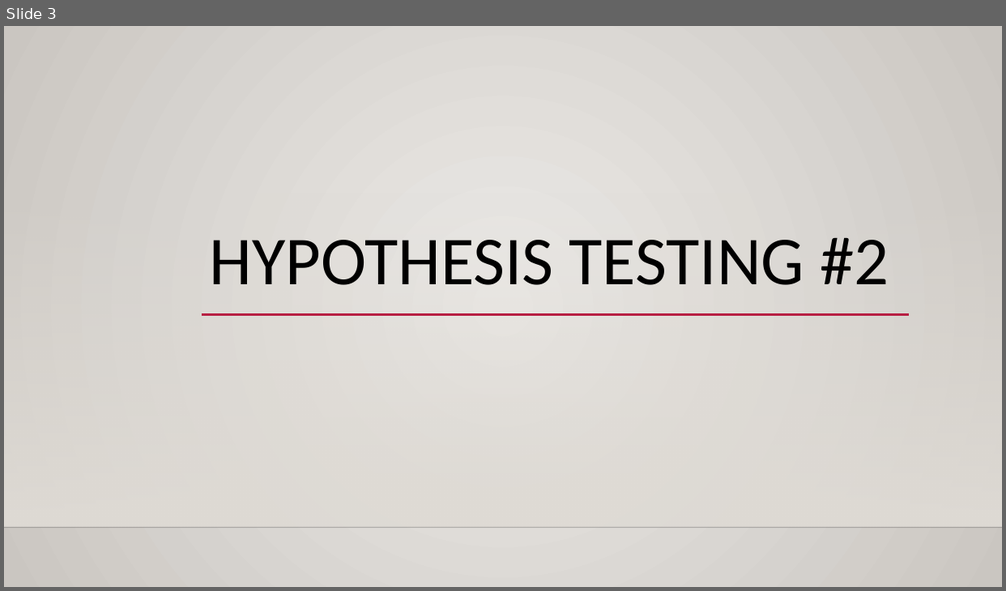
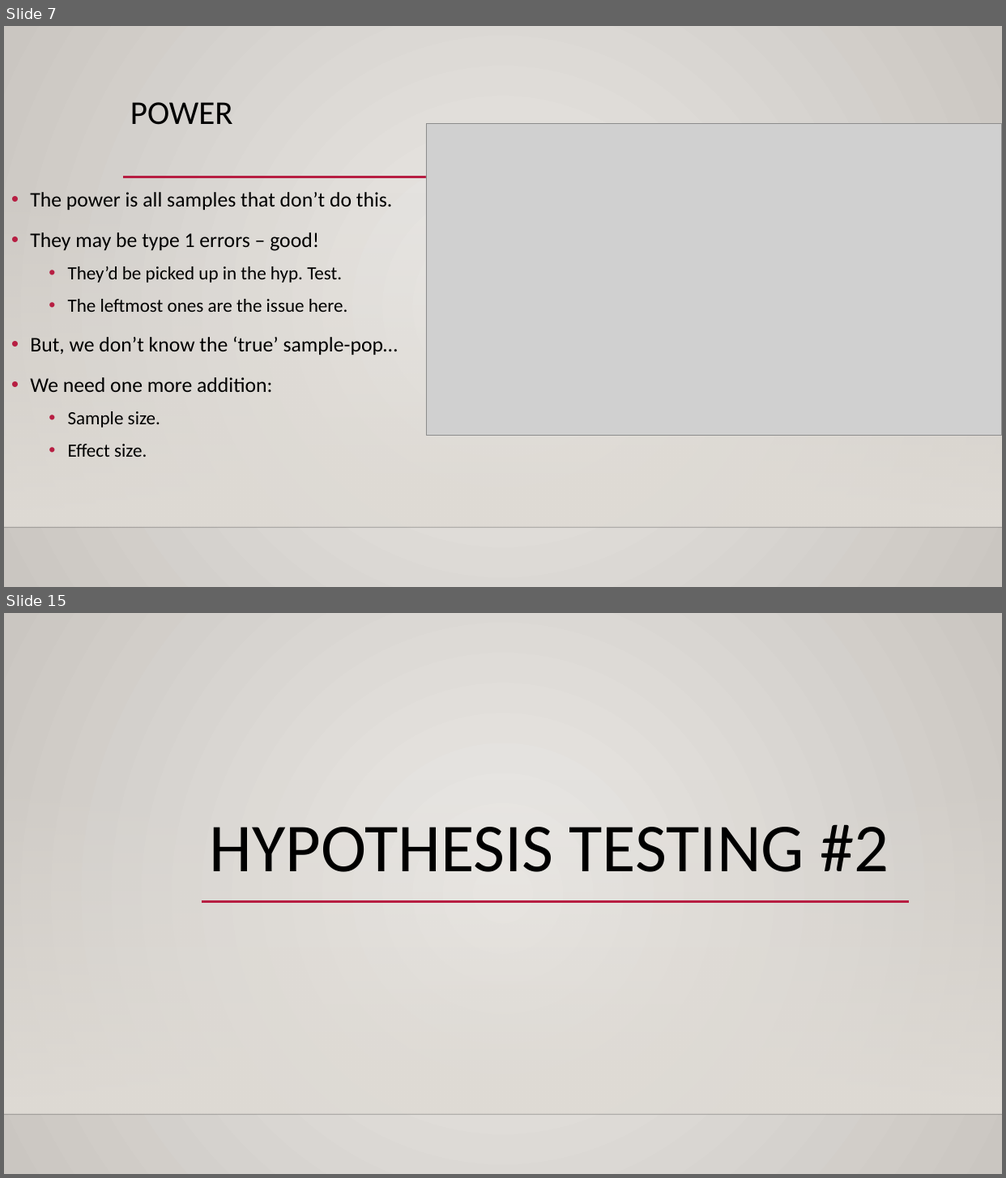
Before and after one commit to AkeemSemperDataScience/Basic_Stats_in_Python_Student_Repository, a slide deck: reference_material/slides/hyp_test_2_power.pptx. Shown one above the other, each under a label of ours: slide 3 before the commit, slides 7 and 15 after it; the slides between them are not shown. The pictures are 1006x591 and 1006x1178 pixels, drawn with LibreOffice and Linux fonts; fonts in the diff are those of the drawing; grey boxes stand for pictures; background and template pictures are left out. Boxes give left, top, right and bottom in pixels: in the first picture for what was removed or moved away, otherwise in the second. Text is boxed around its words. In the diff, an @@ line names an element or a change of style, - is before the commit and + after.

```diff
--- a/reference_material/slides/hyp_test_2_power.pptx
+++ b/reference_material/slides/hyp_test_2_power.pptx
@@ slide 7 added at [4, 26, 1002, 587], background gradient #ECEAE7 to #CAC7C1; not listed: 2 template elements that a slide beside it also shows @@
@@ title added at [130, 102, 233, 125], 32 pt, text #000000 @@
+POWER
@@ picture added at [426, 124, 1002, 436] @@
@@ text added at [30, 192, 398, 457], 20 pt, text #000000 @@
+• The power is all samples that don’t do this.
+• They may be type 1 errors – good!
+  • They’d be picked up in the hyp. Test.
+  • The leftmost ones are the issue here.
+• But, we don’t know the ‘true’ sample-pop…
+• We need one more addition:
+  • Sample size.
+  • Effect size.
@@ line added from (123, 177) to (910, 177), #B71E42 2.5 pt @@
@@ what was slide 3 is now slide 15 @@
```
Also in this commit, not shown: 1 slide changed, 11 other slides added, 3 other files.
